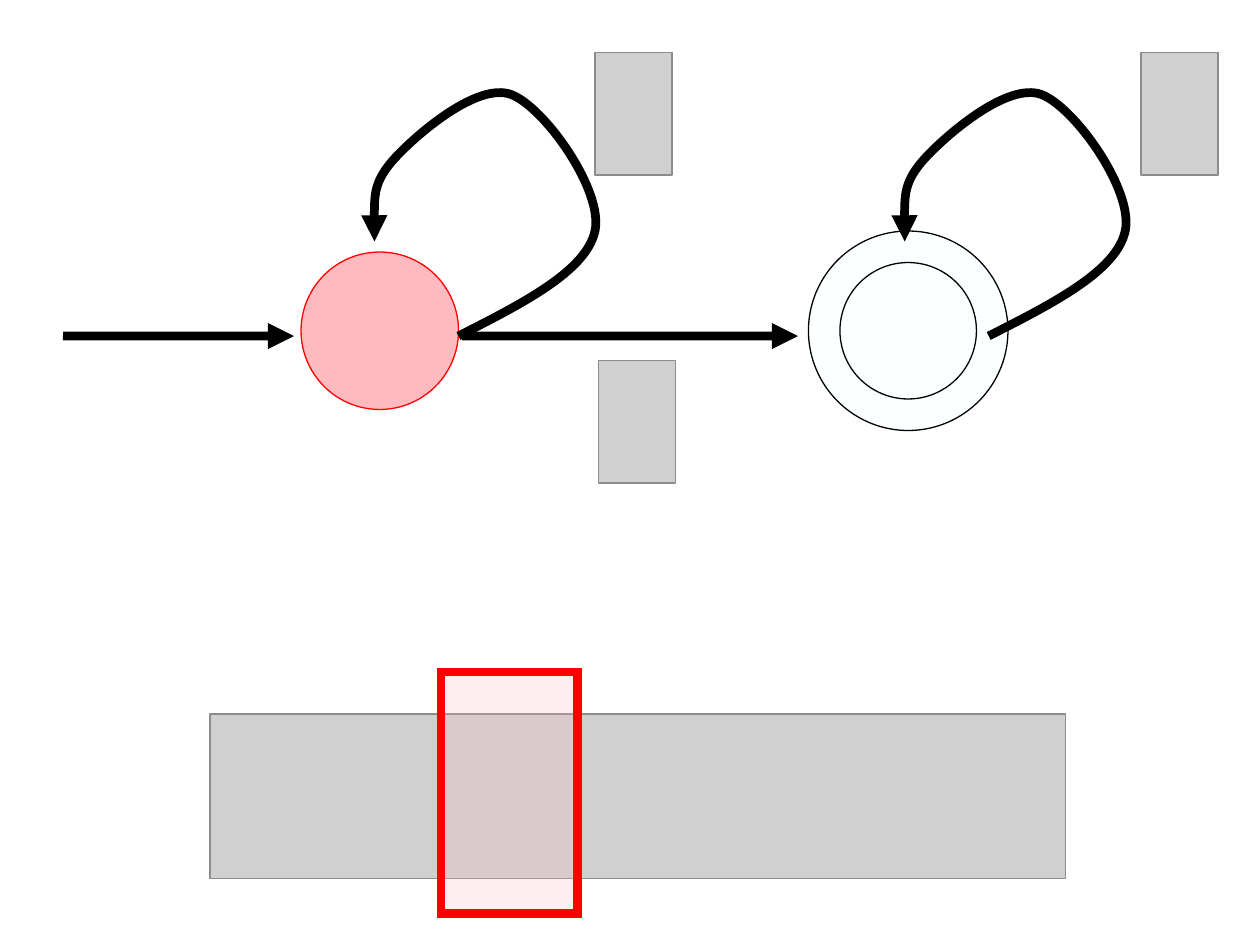
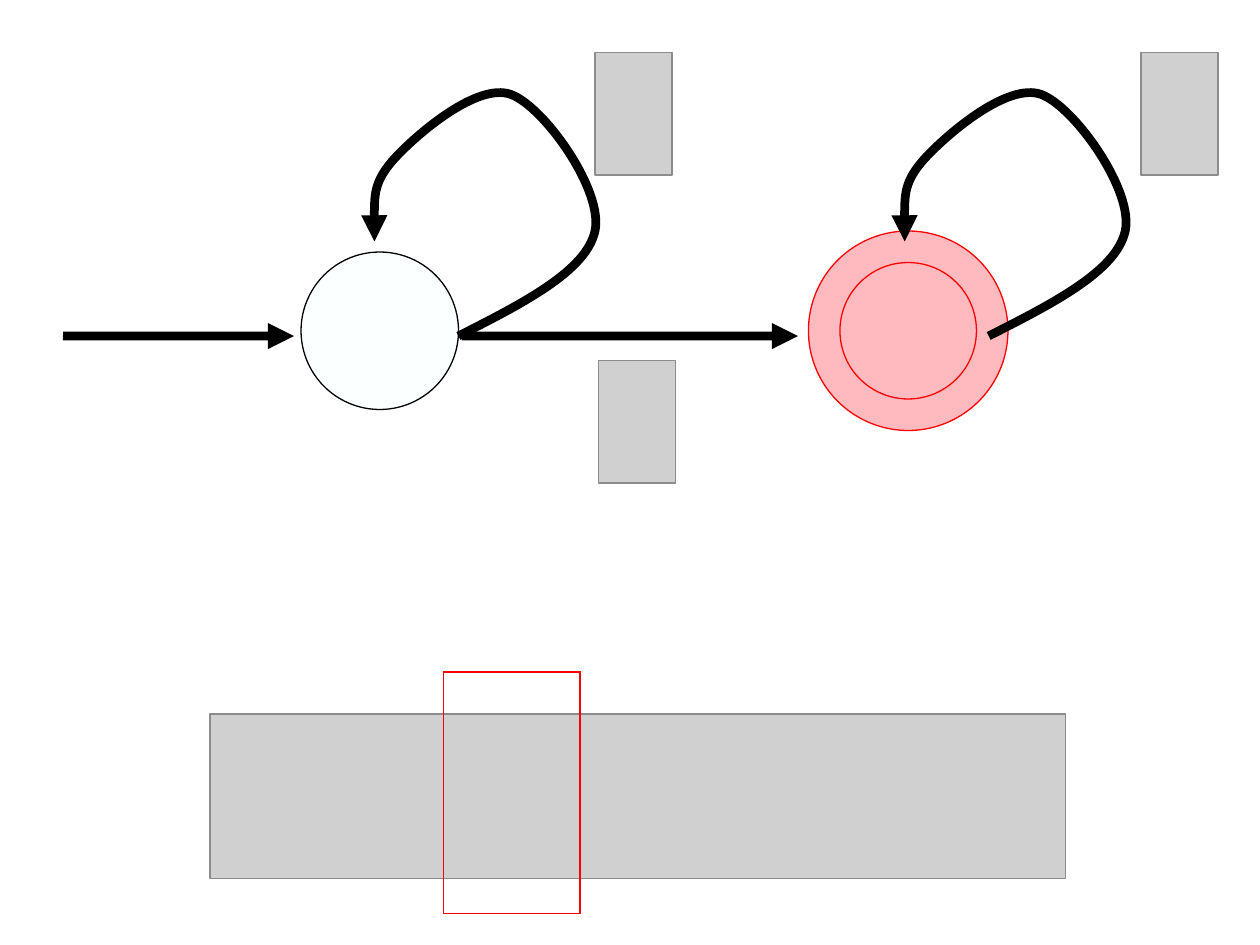
Before and after one commit to gcross/QC-Talks, a slide deck: slide 24 of GeneralExam/WeaponsOfMassSimulation.odp (slide 36 before the commit). Drawn at 1260x945 pixels with LibreOffice and Linux fonts; fonts in the diff are those of the drawing; grey boxes stand for pictures; background and template pictures are left out. Boxes give left, top, right and bottom in pixels: in the first picture for what was removed or moved away, otherwise in the second. Text is boxed around its words. In the diff, an @@ line names an element or a change of style, - is before the commit and + after.

```diff
--- a/GeneralExam/WeaponsOfMassSimulation.odp
+++ b/GeneralExam/WeaponsOfMassSimulation.odp
@@ ellipse at (809,231,1008,430): fill #FCFFFF to #FFBAC0; outline #000000 0.74 pt to #FF0000 0.74 pt @@
@@ ellipse at (301,252,459,410): fill #FFBAC0 to #FCFFFF; outline #FF0000 0.74 pt to #000000 0.74 pt @@
@@ ellipse at (840,262,976,398): fill #FCFFFF to #FFBAC0; outline #000000 0.74 pt to #FF0000 0.74 pt @@
@@ rectangle at (444,672,580,914): fill #FFBAC0 at 25% opacity to none; outline #FF0000 4.99 pt to #FF0000 0.99 pt @@
```
Also in this commit, not shown: 19 other slides changed, 4 slides added, 101 slides removed.
